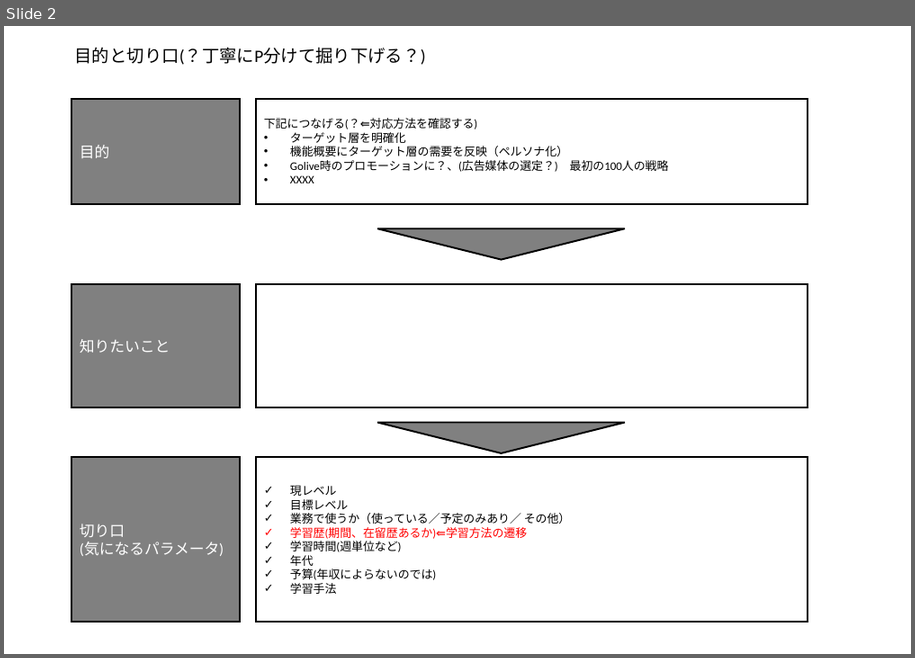
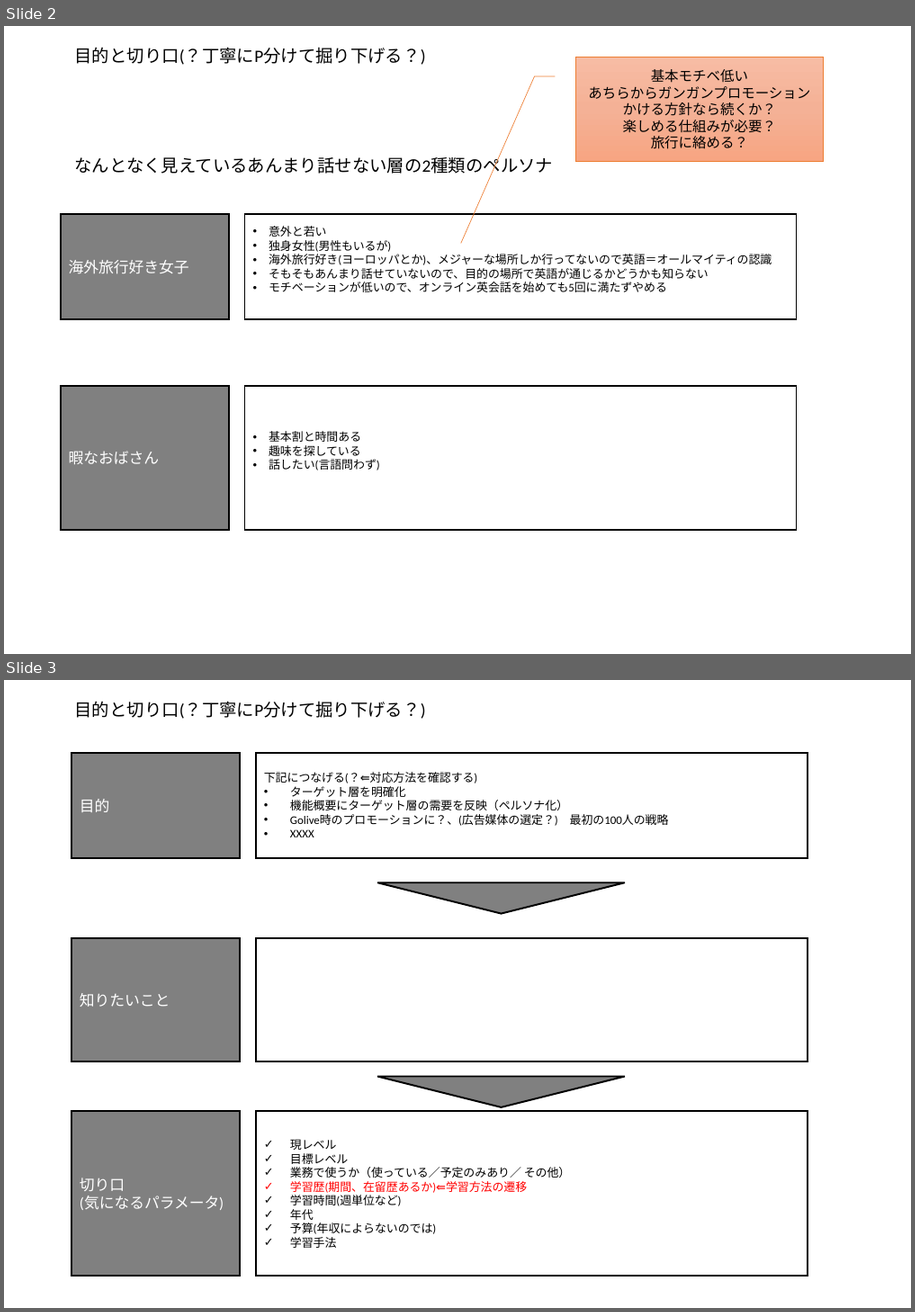
Before and after one commit to teamCairo/convas, a slide deck: zz_document/project_Parfait/1_1_ユーザ分析_ver.0.1.pptx. Shown one above the other, each under a label of ours: slide 2 before the commit, slides 2 and 3 after it. The pictures are 915x658 and 915x1312 pixels, drawn with LibreOffice and Linux fonts; fonts in the diff are those of the drawing. Boxes give left, top, right and bottom in pixels: in the first picture for what was removed or moved away, otherwise in the second. Text is boxed around its words. In the diff, an @@ line names an element or a change of style, - is before the commit and + after.

Commit message:
一旦ログイン処理修正完了

```diff
--- a/zz_document/project_Parfait/1_1_ユーザ分析_ver.0.1.pptx
+++ b/zz_document/project_Parfait/1_1_ユーザ分析_ver.0.1.pptx
@@ slide 2 added at bbox=[4, 26, 911, 654], background #FFFFFF @@
@@ title added at bbox=[75, 47, 426, 65], 15 pt, text #000000 @@
+目的と切り口(？丁寧にP分けて掘り下げる？)
@@ border callout added at bbox=[576, 57, 824, 162], fill gradient #F7BDA5 to #F5B196 to #F8A582, outline #ED7D31 0.5 pt, 12 pt, text #000000 @@
+基本モチベ低い
+あちらからガンガンプロモーションかける方針なら続くか？
+楽しめる仕組みが必要？
+旅行に絡める？
@@ text added at bbox=[75, 154, 554, 177], 15 pt, text #000000 @@
+なんとなく見えているあんまり話せない層の2種類のペルソナ
@@ rectangle added at bbox=[60, 214, 228, 319], fill #808080, outline #000000 1.5 pt, 13 pt, text #FFFFFF @@
+海外旅行好き女子
@@ rectangle added at bbox=[245, 214, 797, 319], outline #000000 1.5 pt, 10 pt, text #000000 @@
+• 意外と若い
+• 独身女性(男性もいるが)
+• 海外旅行好き(ヨーロッパとか)、メジャーな場所しか行ってないので英語＝オールマイティの認識
+• そもそもあんまり話せていないので、目的の場所で英語が通じるかどうかも知らない
+• モチベーションが低いので、オンライン英会話を始めても5回に満たずやめる
@@ rectangle added at bbox=[60, 385, 228, 530], fill #808080, outline #000000 1.5 pt, 13 pt, text #FFFFFF @@
+暇なおばさん
@@ rectangle added at bbox=[245, 385, 797, 530], outline #000000 1.5 pt, 10 pt, text #000000 @@
+• 基本割と時間ある
+• 趣味を探している
+• 話したい(言語問わず)
@@ what was slide 2 is now slide 3 @@
```
Also in this commit, not shown: 1 slide changed, 14 other files.
